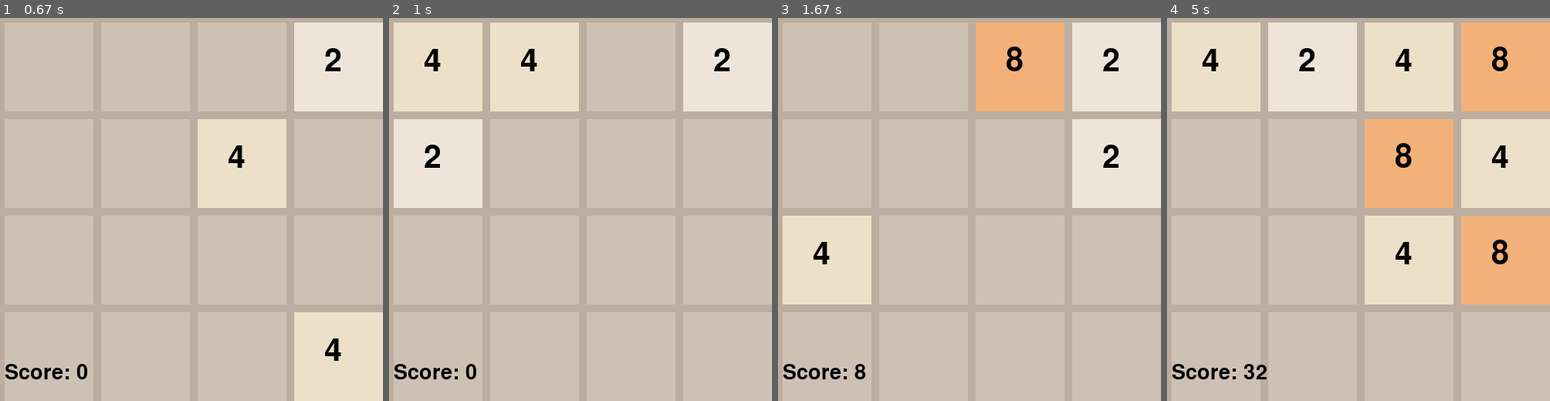
Above: before the commit, frames 1-4 (left to right).
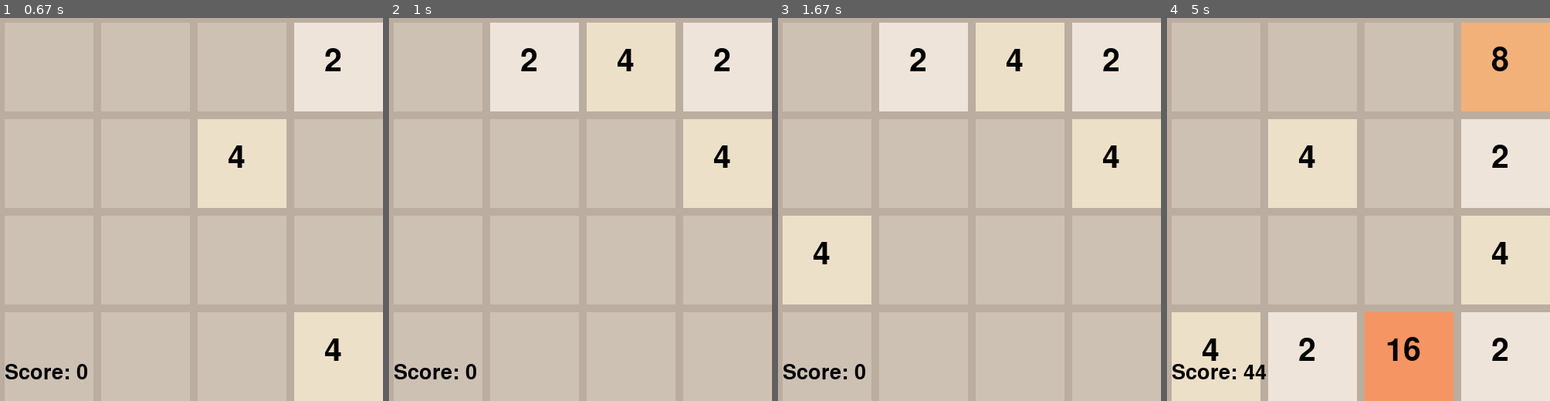
Above: after the commit, the same moments.

Repository: i0z0m/2048-pygame
Game: pygame game, started from src/2048_pygame/__main__.py
Two runs of this game, one before a commit and one after it. Both use one fixed random seed, a clock stepped at 60 frames per second and the inputs below.
Inputs:
- Up to frame 1 (0.67 s): hold Right from 0.33 s (still down)
- Up to frame 2 (1 s): release Right at 0.8 s; hold Up from 0.83 s (still down)
- Up to frame 3 (1.67 s): release Up at 1.13 s; hold Right 1.17-1.63 s
- Up to frame 4 (5 s): hold Left 1.67-2.2 s; hold Down 2.23-2.53 s; hold Left 2.57-2.97 s; hold Up 3-3.37 s; hold Right 3.4-4.03 s; hold Down 4.07-4.43 s; hold Left 4.47-4.93 s; hold Right from 4.97 s (still down)

Frame 1 is identical in both runs. In frame 2, 22% of the frame differs, in the area x 1-100%, y 1-50%; in frame 3, 11%; in frame 4, 59%, in the area x 1-100%, y 1-100%.

Commit message:
Fixed up/down cursor behavior

Diff:
--- a/src/2048_pygame/__main__.py
+++ b/src/2048_pygame/__main__.py
@@ -59,14 +59,16 @@
         self.board = new_board
 
     def move_up(self):
-        self.board = list(map(list, zip(*self.board[::-1])))
+        self.board = list(map(list, zip(*self.board))) # 90度反時計回りに回転
         self.move_tiles_left()
-        self.board = list(map(list, zip(*self.board[::-1])))
+        self.board = list(map(list, zip(*self.board[::-1]))) # 90度時計回りに回転
+        self.board = [row[::-1] for row in self.board] # 左右反転を解除
 
     def move_down(self):
-        self.board = list(map(list, zip(*self.board)))
+        self.board = list(map(list, zip(*self.board[::-1]))) # 90度時計回りに回転
         self.move_tiles_left()
-        self.board = list(map(list, zip(*self.board)))
+        self.board = list(map(list, zip(*self.board))) # 90度反時計回りに回転
+        self.board = self.board[::-1] # 上下反転を解除
 
     def move_left(self):
         self.move_tiles_left()
